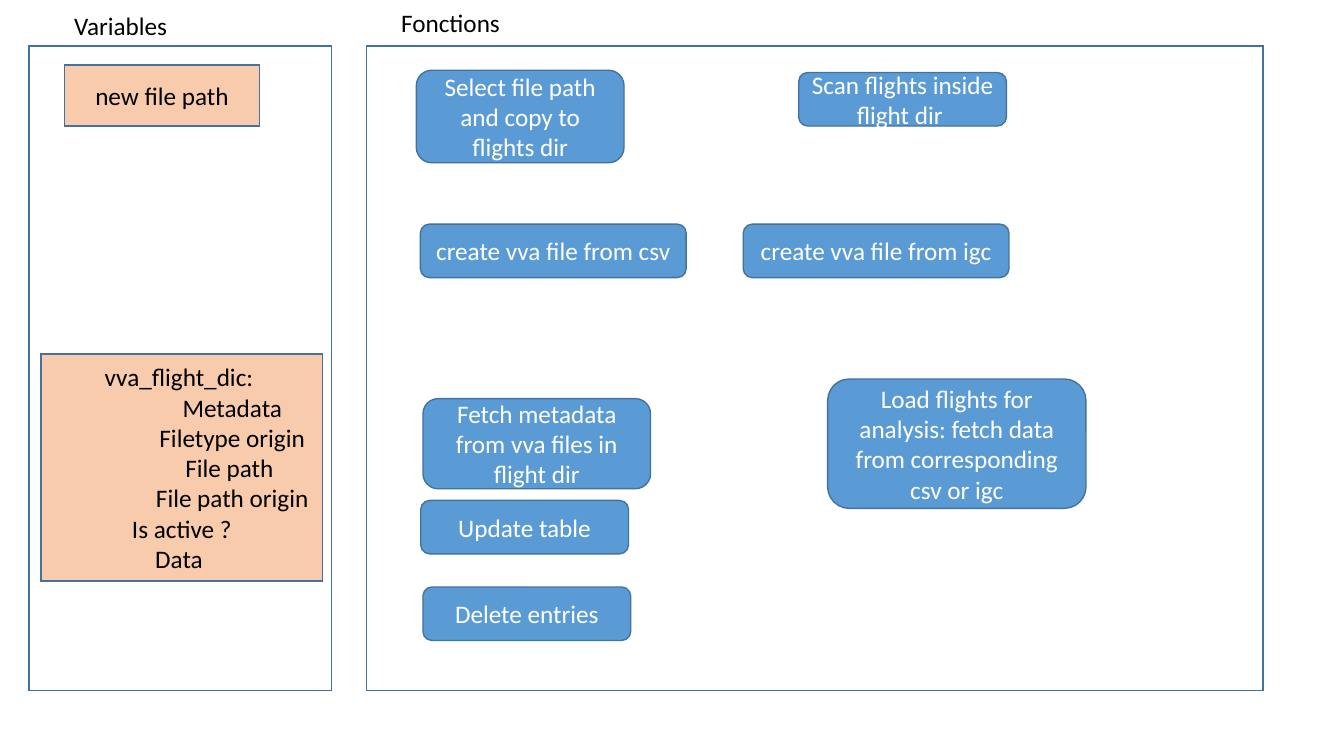
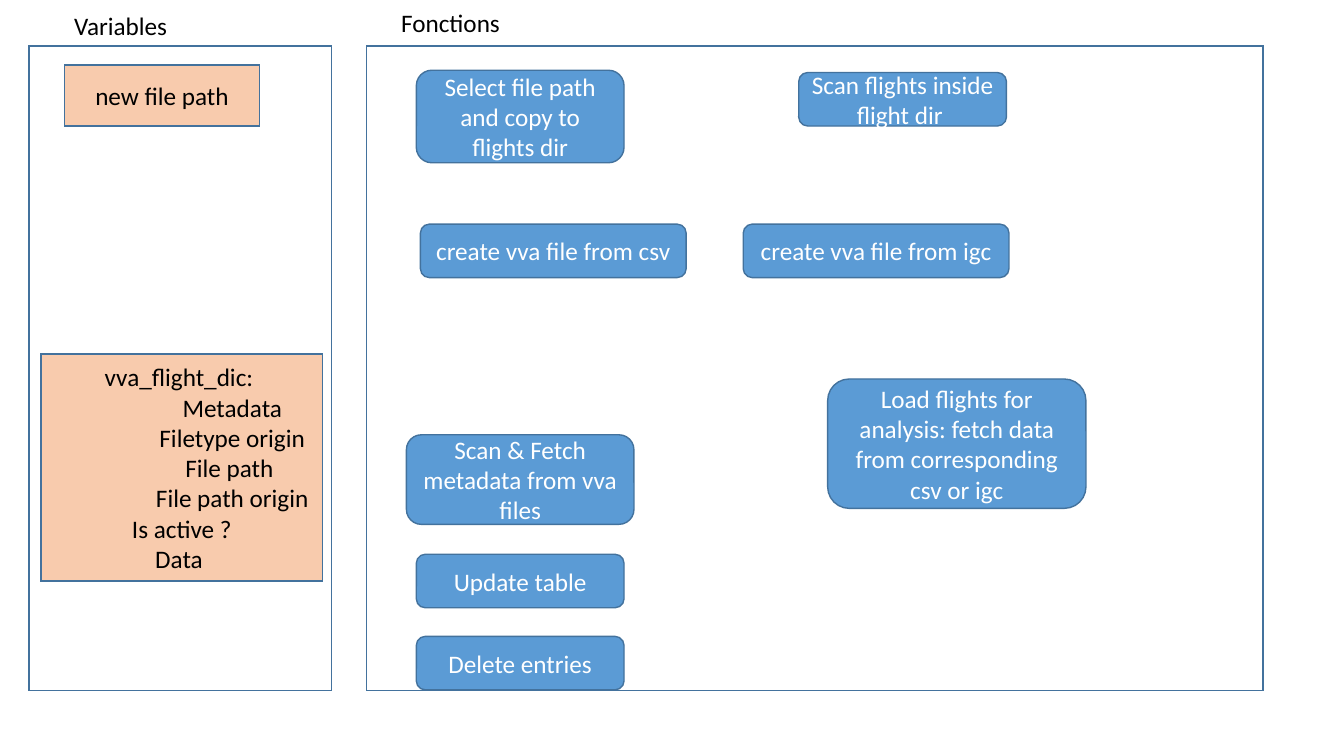
Before and after one commit to TheGoodWeather/Vector-Vario-Analyzer, a slide deck: slide 1 of ressources/code.pptx. Drawn at 1344x756 pixels with LibreOffice and Linux fonts; fonts in the diff are those of the drawing. Boxes give left, top, right and bottom in pixels: in the first picture for what was removed or moved away, otherwise in the second. Text is boxed around its words. In the diff, an @@ line names an element or a change of style, - is before the commit and + after.

```diff
--- a/ressources/code.pptx
+++ b/ressources/code.pptx
@@ rounded rectangle "Scan & Fetch metadata from ...": place and size @@
-rounded rectangle "Scan & Fetch metadata from ..." at bbox=[423, 399, 651, 489]
+rounded rectangle "Scan & Fetch metadata from ..." at bbox=[406, 435, 634, 524]
@@ text in rounded rectangle at bbox=[423, 441, 617, 526]: text changed @@
-Fetch metadata from vva files in flight dir
+Scan & Fetch metadata from vva files
@@ rounded rectangle "Update table": place and size @@
-rounded rectangle "Update table" at bbox=[420, 500, 628, 554]
+rounded rectangle "Update table" at bbox=[416, 555, 624, 608]
@@ rounded rectangle "Delete entries": place and size @@
-rounded rectangle "Delete entries" at bbox=[423, 587, 631, 640]
+rounded rectangle "Delete entries" at bbox=[416, 636, 624, 690]
```
Also in this commit, not shown: 9 other files.
